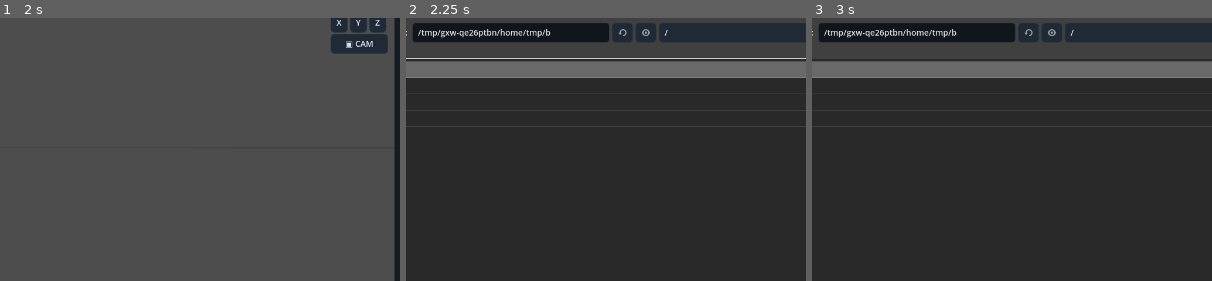
Above: before the commit, frames 1-3 (left to right).
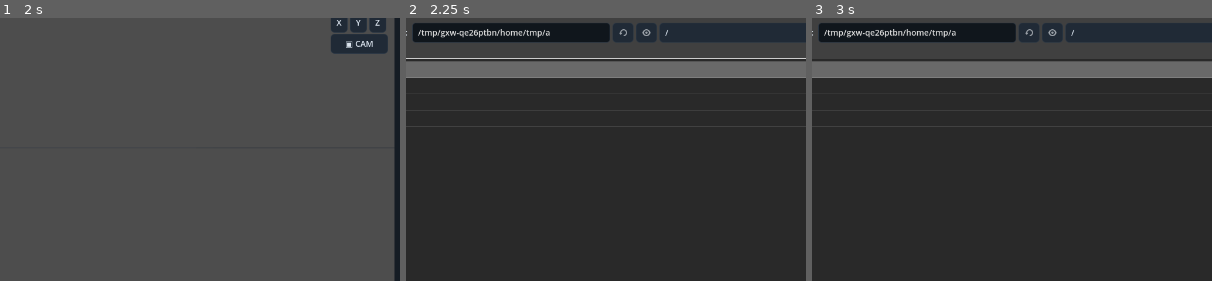
Above: after the commit, the same moments.

Repository: Onnevan/Kabuki
Game: Godot game, scene res://editor/main.tscn
Two runs of this game, one before a commit and one after it. Both use one fixed random seed, a clock stepped at 60 frames per second and the inputs below.
Inputs (mouse positions are % of the whole screen's width and height, from its top left):
- Up to frame 1 (2 s): click "↶" at 0.5 s; click "↷" at 1.25 s
- Up to frame 2 (2.25 s): click "＋ IMPORT" at 2 s
- Up to frame 3 (3 s): click (37, 77) at 2.77 s; type "12" at 2.85 s
The pictures show only the part of the screen within x 27-77%, y 15-65%; the shares and areas given below are measured in that part.

Frame 1 is identical in both runs. In frame 2, 0.1% of the frame differs, in the area x 35-66%, y 3-8%; in frame 3, 0.1%.

Commit message:
Render Drawing workspace from discrete flipbook cels

Diff:
--- a/editor/main.gd
+++ b/editor/main.gd
@@ -620,7 +620,7 @@
 		var group: Node3D = scene_nodes[object_id]
 		var data: RefCounted = drawing_data_by_object[object_id]
 		var evaluation_frame: int = data.local_frame if workspace == "drawing" and object_id == active_drawing_id else data.map_scene_frame(frame)
-		var pose: Dictionary = data.call("evaluate_pose", evaluation_frame)
+		var pose: Dictionary = data.call("flipbook_pose", evaluation_frame)
 		for child in group.get_children():
 			if not child is Stroke3D: continue
 			var stroke := child as Stroke3D
@@ -691,6 +691,7 @@
 	var empty_pose: Dictionary = {}
 	for stroke_id in data.stroke_order:
 		empty_pose[stroke_id] = {"points": (data.strokes[stroke_id]["points"] as PackedVector3Array).duplicate(), "visible": false}
+	data.ensure_flipbook_cel(_drawing_edit_frame())
 	data.set_exposure(_drawing_edit_frame(), empty_pose, "hold")
 	_apply_drawing_frame(ProjectStore.current_frame)
 	_refresh_drawing_timeline()
@@ -1243,14 +1244,7 @@
 	var data: RefCounted = _active_drawing_data()
 	var frame: int = _drawing_edit_frame()
 	if data != null and not data.has_exposure(frame):
-		var empty_pose: Dictionary = {}
-		for stroke_id in data.stroke_order:
-			var record: Dictionary = data.strokes[stroke_id]
-			empty_pose[stroke_id] = {
-				"points": (record["points"] as PackedVector3Array).duplicate(),
-				"visible": false
-			}
-		data.set_exposure(frame, empty_pose, "hold")
+		data.ensure_flipbook_cel(frame)
 		_apply_drawing_frame(ProjectStore.current_frame)
 		_refresh_drawing_timeline()
 	active_stroke_3d = Stroke3DClass.new()
